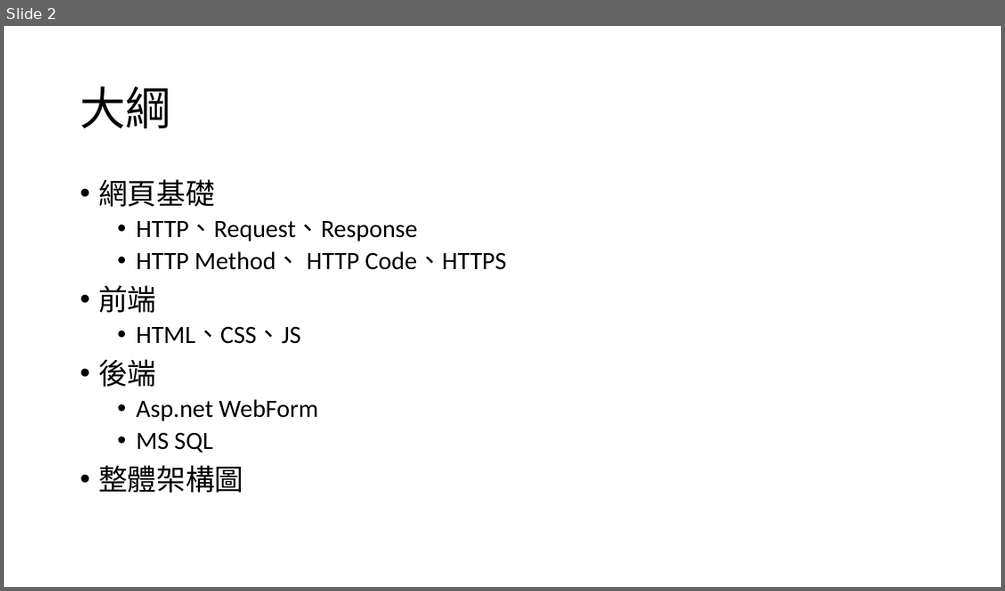
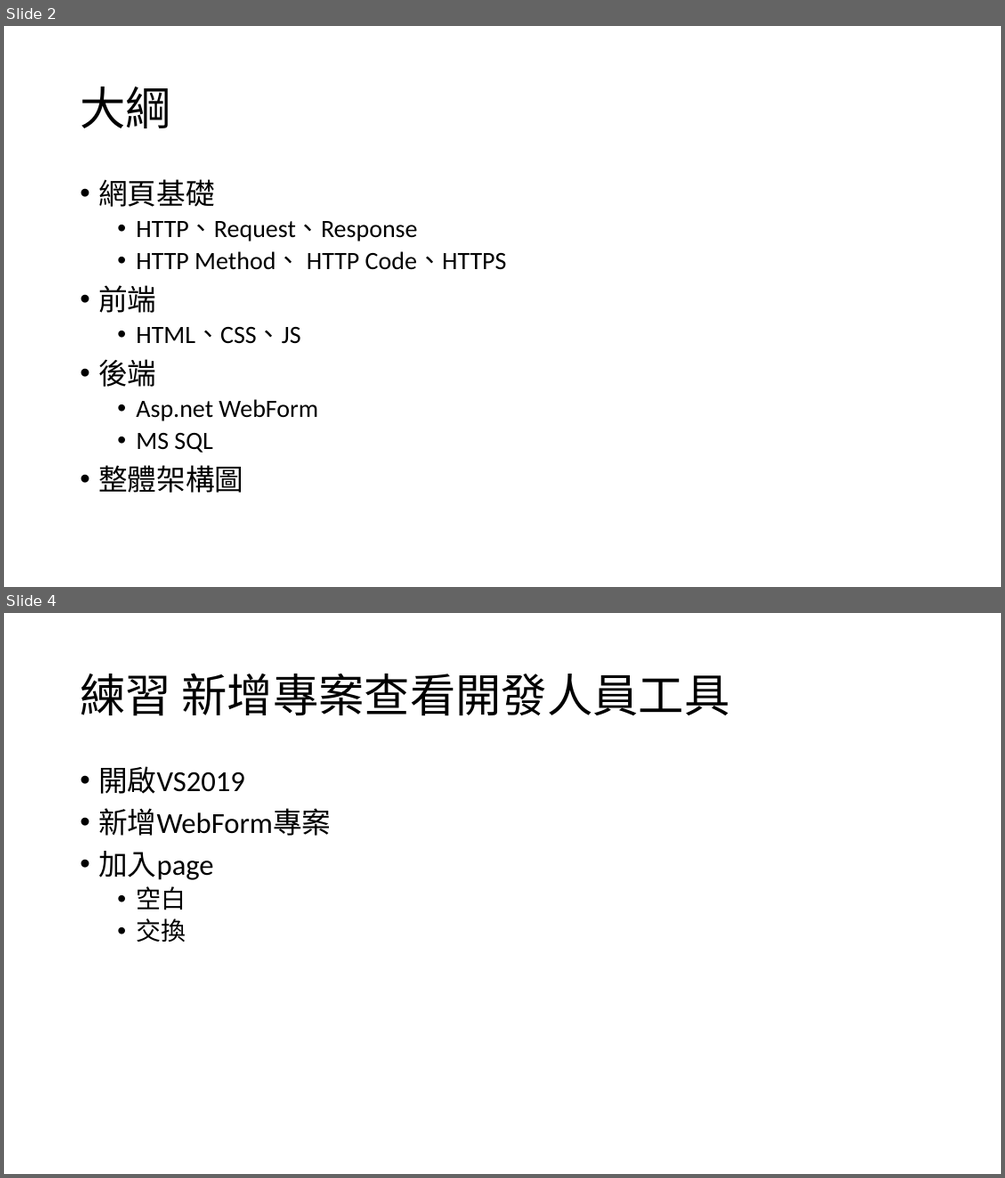
Before and after one commit to Q81JIAXIONG/-, a slide deck: 投影片/1.網頁基礎.pptx. Shown one above the other, each under a label of ours: slide 2 before the commit, slides 2 and 4 after it; the slides between them are not shown. The pictures are 1005x591 and 1005x1178 pixels, drawn with LibreOffice and Linux fonts; fonts in the diff are those of the drawing. Boxes give left, top, right and bottom in pixels: in the first picture for what was removed or moved away, otherwise in the second. Text is boxed around its words. In the diff, an @@ line names an element or a change of style, - is before the commit and + after.

```diff
--- a/投影片/1.網頁基礎.pptx
+++ b/投影片/1.網頁基礎.pptx
@@ slide 4 added at bbox=[4, 613, 1001, 1174], background #FFFFFF @@
@@ title added at bbox=[80, 673, 730, 716], 44 pt, text #000000 @@
+練習 新增專案查看開發人員工具
@@ text added at bbox=[98, 766, 331, 941], 28 pt, text #000000 @@
+• 開啟VS2019
+• 新增WebForm專案
+• 加入page
+  • 空白
+  • 交換
```
Also in this commit, not shown: 13 other slides added, 14 other files.
